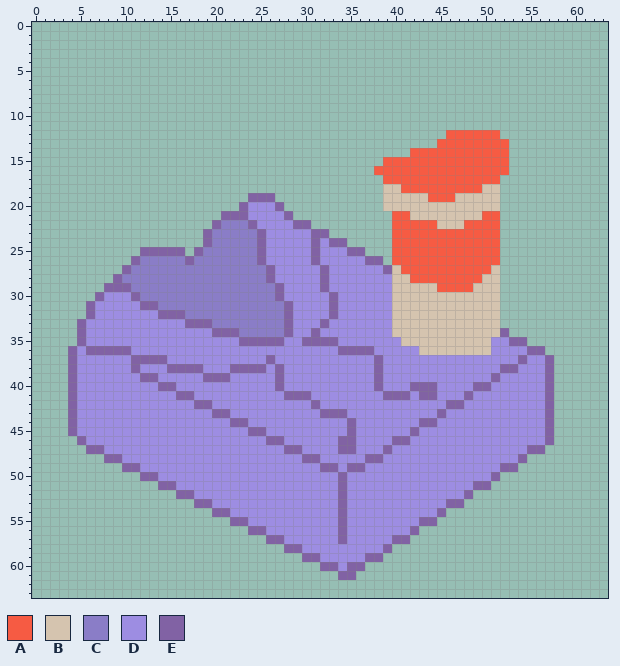
Two states of a pixel-art sprite, CozyAutumnJam_2022/Assets/Art/UI/Card/Icon/PropCard/IconCollegeOutfit_Card.png. This is how it looked before the edit.
The file is 64x64 pixels.
Palette (. is transparent): A #f65b43  B #d5c4af  C #8a7dc7  D #9d8de2  E #8162a4
And afterwards:
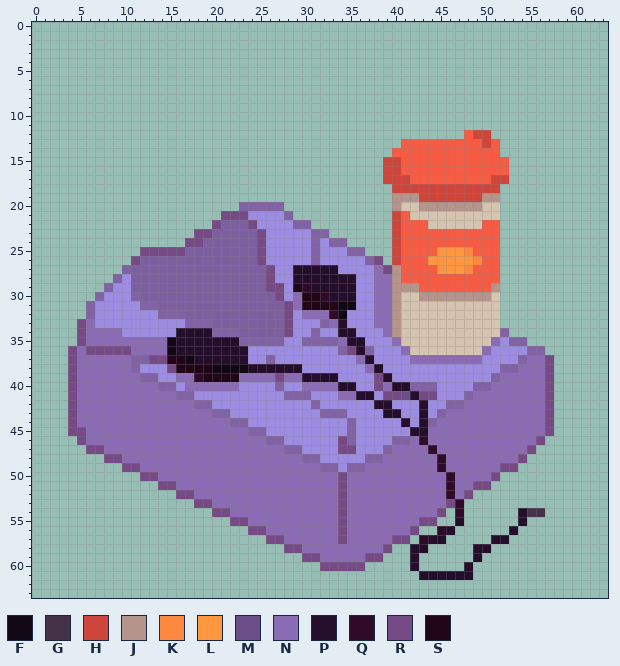
Colours new in this view: F #120715  G #453248  H #ce453b  J #b5948c  K #fd8840  L #ff9640  M #6b4e87  N #8b6bb3  P #240e2b  Q #2f0b29  R #764a84  S #210617
Edits made:
colour C: #8a7dc7 -> #7c5f9e
Changed rows in their new state; - is a pixel that keeps its letter.
first column x 4:
12 ------------------------------------------..-HH.------
13 -------------------------------------AAAA-----H-.-----
14 ------------------------------------AA----------.-----
15 -----------------------------------HH-----------------
16 ----------------------------------.HH-----------------
17 -----------------------------------HHH---------HH-----
18 -----------------------------------.HHHHHHHHHHHH------
19 --------------------...------------.JJJHHHHHHHJJ------
20 --------------------EEE------------.J--JJJJJJJ--------
21 -----------------RRR----------------H---------BB------
22 ----------------R---R---------------H---B---BB--------
23 --------------RR-----R--------------H-----------------
24 -------------RRC-----R--------------H-----------------
25 --------RRRRRCC------R--------------H----LLLK---------
26 -------R-----C-------R------------R-H---LLLLLK--------
27 ----------------------R--PPPPP----NRJ----LLLK--A------
28 ------D---------------R--PPPPPPP--NNJA--------AA------
29 -----DD---------------RR-SQPPPPP--NNJJJAA----AAJ------
30 -----------------------R-NSSQPPP--NNJ--JJJJJJJJ-------
31 ------------------------RNSSSSFF--NNJ-----------------
32 ------------------------R-NNNQF---NNJ-----------------
33 -RN---------------------R----NP---NNJ-----------------
34 -RNNNN------PPPP--------R-----PP---NJ-----------------
35 -RNNNNNNNNNFPPPPPPP-----------NPP---N----------N------
36 RNRRRRRNNNNFPPPPPPPP-----------RP----NB-------N-------
37 RNNNNNN--RRSSFPPPPPP------------NPD---NNNNNNNN-----NNR
38 RNNNNNN----RSSSSFFFFPPPPPP-------NP---------------NNNR
39 RNNNNNNN----NNQSSSSNNNNRNNPPPP----RP------------NNNNNR
40 RNNNNNNNNN---NNNNNN-------NNNNPP--RNPP---------NNNNNNR
41 RNNNNNNNNNNN------------------NNPP-RRMPRR----NNNNNNNNR
42 RNNNNNNNNNNNNN--------------------PP---P----NNNNNNNNNR
43 RNNNNNNNNNNNNNNN-------------------PP--P--NNNNNNNNNNNR
44 RNNNNNNNNNNNNNNNNN-------------------P-P-NNNNNNNNNNNNR
45 RRNNNNNNNNNNNNNNNNNN------------------PPNNNNNNNNNNNNNR
46 -RNNNNNNNNNNNNNNNNNNNN--------R-------NQNNNNNNNNNNNNR.
47 --RRNNNNNNNNNNNNNNNNNNNN------RR----NNNNQNNNNNNNNNNR.-
48 ----RRNNNNNNNNNNNNNNNNNNNN---------NNNNNNQNNNNNNNNR---
49 ------RRNNNNNNNNNNNNNNNNNNNN-----NNNNNNNNQNNNNNNRR----
50 --------RRNNNNNNNNNNNNNNNNNNNNRNNNNNNNNNNNQNNNNR------
51 ----------RRNNNNNNNNNNNNNNNNNNRNNNNNNNNNNNQNNRR-------
52 ------------RRNNNNNNNNNNNNNNNNRNNNNNNNNNNNQNR---------
53 --------------RRNNNNNNNNNNNNNNRNNNNNNNNNNNRQ----------
54 ----------------RRNNNNNNNNNNNNRNNNNNNNNNNR-Q------PGG-
55 ------------------RRNNNNNNNNNNRNNNNNNNNRR--P------P---
56 --------------------RRNNNNNNNNRNNNNNNNR--QP------P----
57 ----------------------RRNNNNNNRNNNNNRR-QPP-----PP-----
58 ------------------------RRNNNNNNNNNR--PP-----PP-------
59 --------------------------RRNNNNNRR---P------P--------
60 ----------------------------RRRRR-----P-----P---------
61 ------------------------------..-------PPPPPP---------
Changed places in both pictures, as pixel boxes (x1, y1, x2, y2):
changed: (68, 130, 554, 580)
